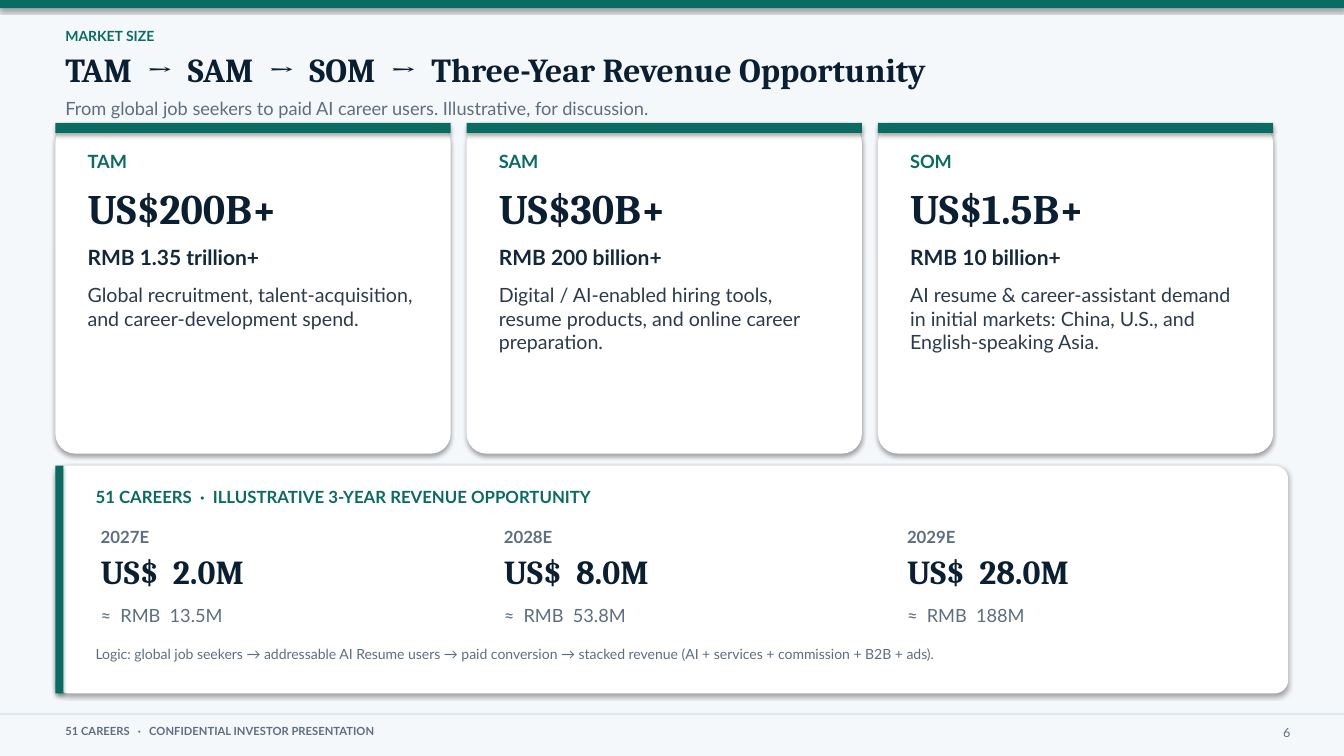
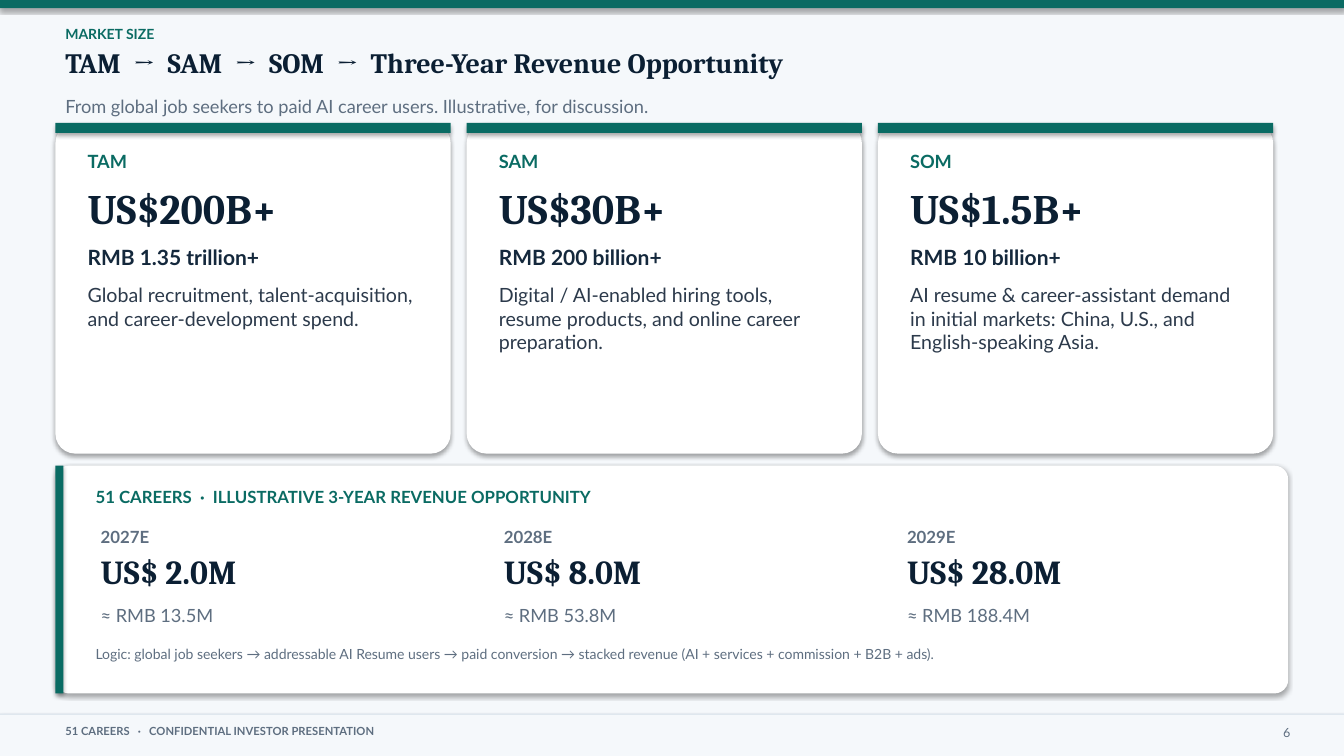
Before and after one commit to anthonyleedu/anthonyleedu, a slide deck: slide 6 of 51Careers_Addition.pptx. Drawn at 1344x756 pixels with LibreOffice and Linux fonts; fonts in the diff are those of the drawing. Boxes give left, top, right and bottom in pixels: in the first picture for what was removed or moved away, otherwise in the second. Text is boxed around its words. In the diff, an @@ line names an element or a change of style, - is before the commit and + after.

```diff
--- a/51Careers_Addition.pptx
+++ b/51Careers_Addition.pptx
@@ text "TAM → SAM → SOM ..." at bbox=[65, 53, 784, 79]: size 24 to 20 pt @@
@@ 5 texts: place and size @@
-5 texts at bbox=[101, 559, 1069, 622]
+5 texts at bbox=[101, 559, 1062, 622]
@@ text at bbox=[922, 609, 1030, 622]: text changed @@
-≈ RMB 188M
+≈ RMB 188.4M
```
Also in this commit, not shown: 24 other slides changed, 1 other file.
